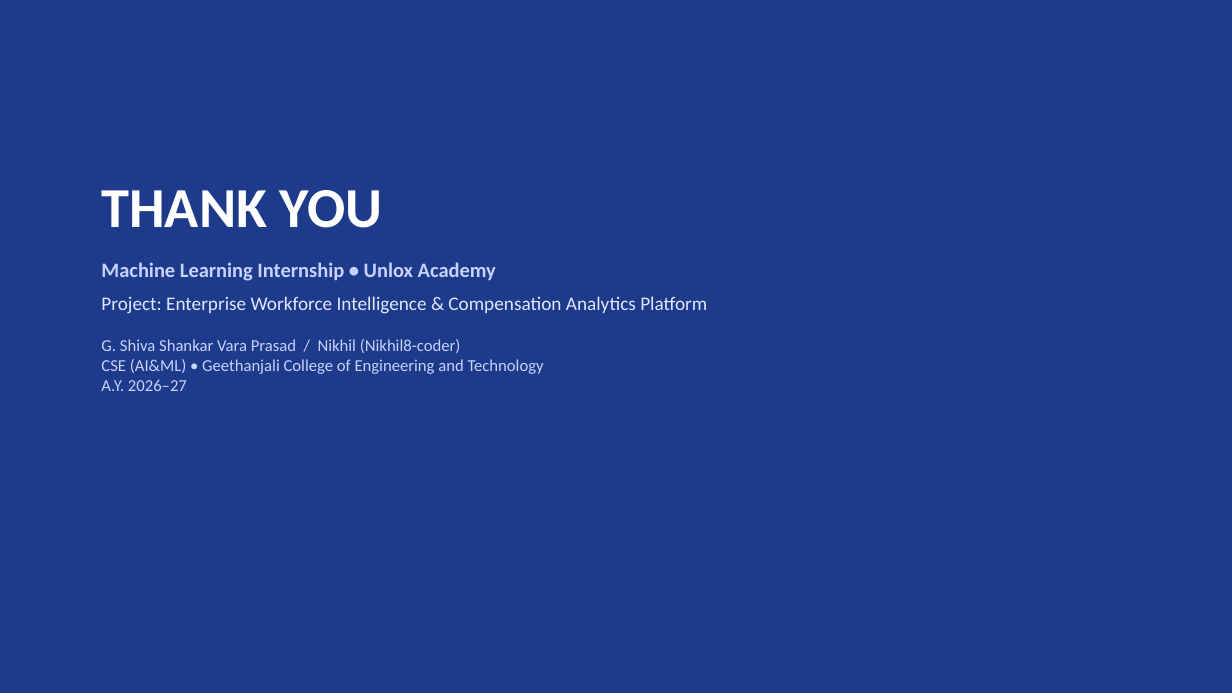
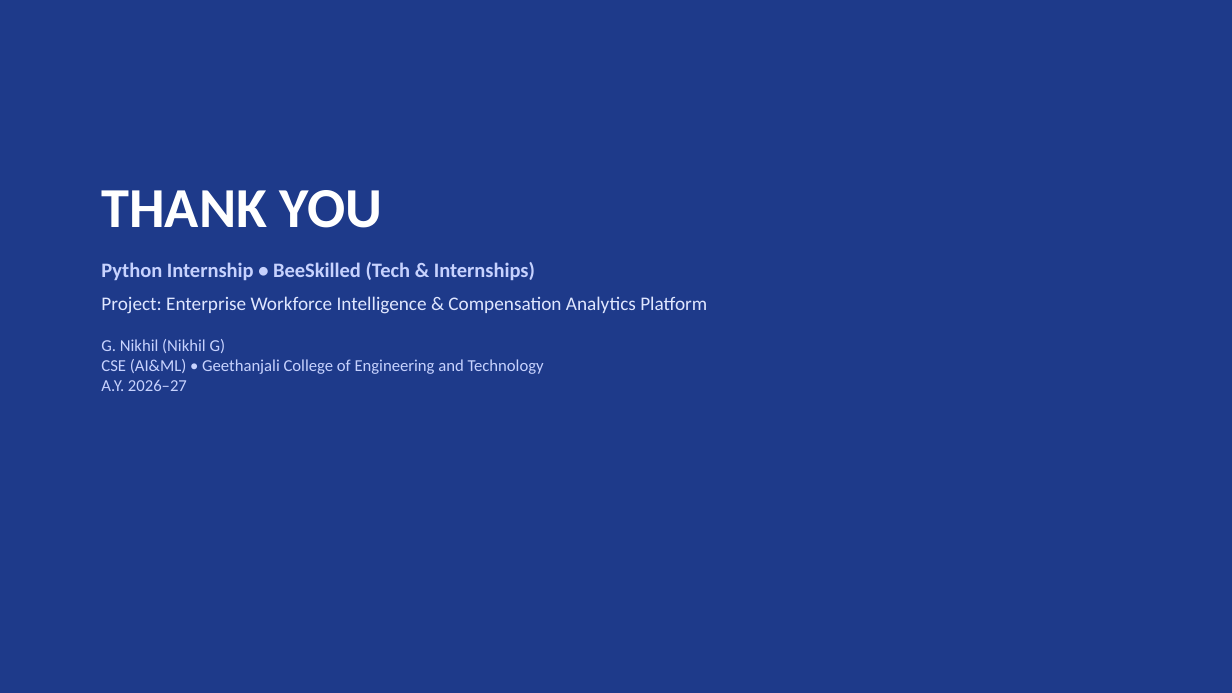
Before and after one commit to Nikhil8-coder/employee-workforce-analytics, a slide deck: slide 20 of GCET_Workforce_Analytics_Presentation.pptx. Drawn at 1232x693 pixels with LibreOffice and Linux fonts; fonts in the diff are those of the drawing. Boxes give left, top, right and bottom in pixels: in the first picture for what was removed or moved away, otherwise in the second. Text is boxed around its words. In the diff, an @@ line names an element or a change of style, - is before the commit and + after.

Commit message:
Add official G. Nikhil PBL Internship Report .docx and updated presentation with BeeSkilled certificate

```diff
--- a/GCET_Workforce_Analytics_Presentation.pptx
+++ b/GCET_Workforce_Analytics_Presentation.pptx
@@ text at [101,262,535,280]: text changed @@
-Machine Learning Internship • Unlox Academy
+Python Internship • BeeSkilled (Tech & Internships)
@@ text at [101,339,544,391]: text changed @@
-G. Shiva Shankar Vara Prasad / Nikhil (Nikhil8-coder)
-CSE (AI&ML) • Geethanjali College of Engineering and Technology
-A.Y. 2026–27
+G. Nikhil (Nikhil G)
+CSE (AI&ML) • Geethanjali College of Engineering and Technology
+A.Y. 2026–27
```
Also in this commit, not shown: 3 other slides changed, 4 other files.
